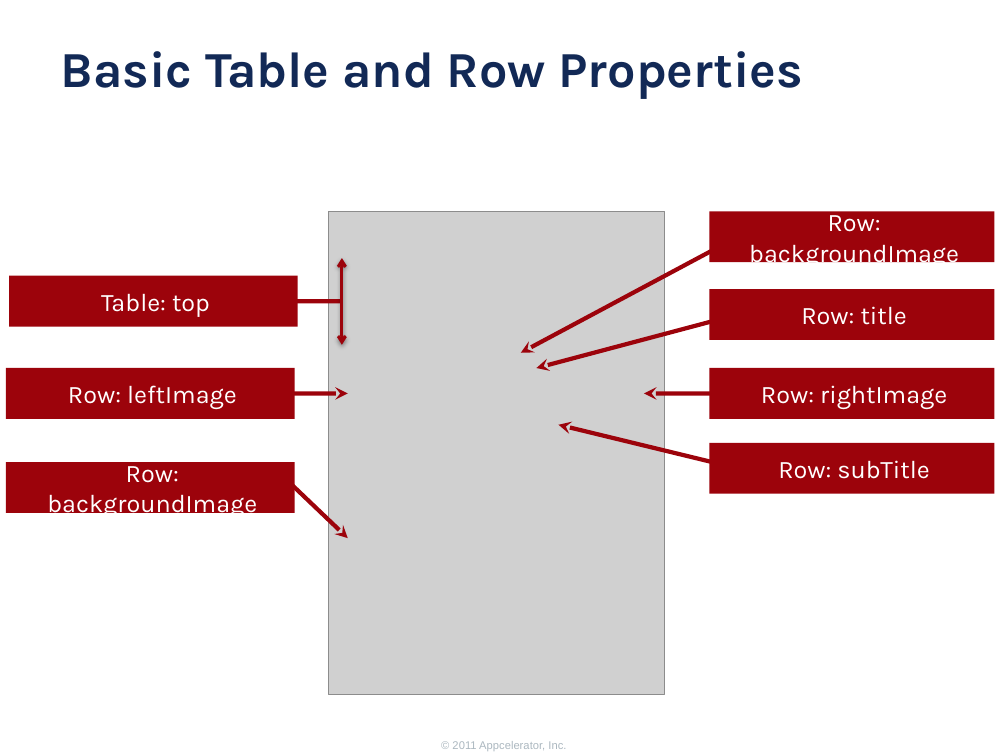
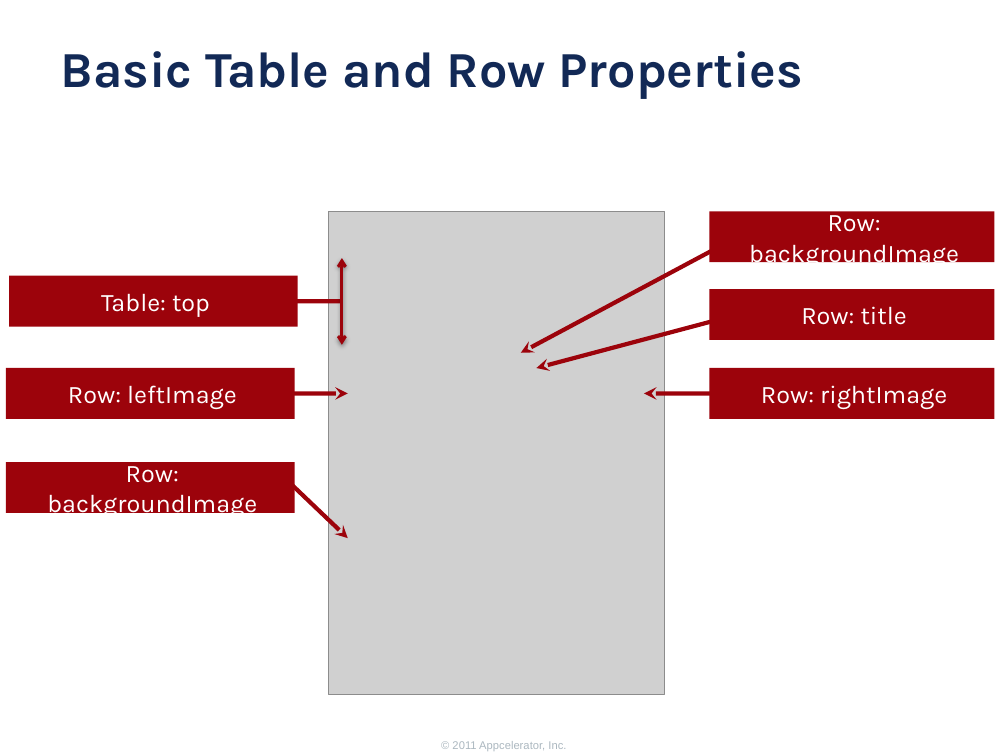
Before and after one commit to appcelerator-forks/appcelerator-training.tcmd_certification, a slide deck: slide 8 of 320.pptx. Drawn at 1008x756 pixels with LibreOffice and Linux fonts; fonts in the diff are those of the drawing; grey boxes stand for pictures; background and template pictures are left out. Boxes give left, top, right and bottom in pixels: in the first picture for what was removed or moved away, otherwise in the second. Text is boxed around its words. In the diff, an @@ line names an element or a change of style, - is before the commit and + after.

```diff
--- a/320.pptx
+++ b/320.pptx
@@ arrow removed from (738, 469) to (558, 424) @@
@@ rectangle removed at [710,443,995,493] @@
-Row: subTitle
```
Also in this commit, not shown: 2 other slides changed.
